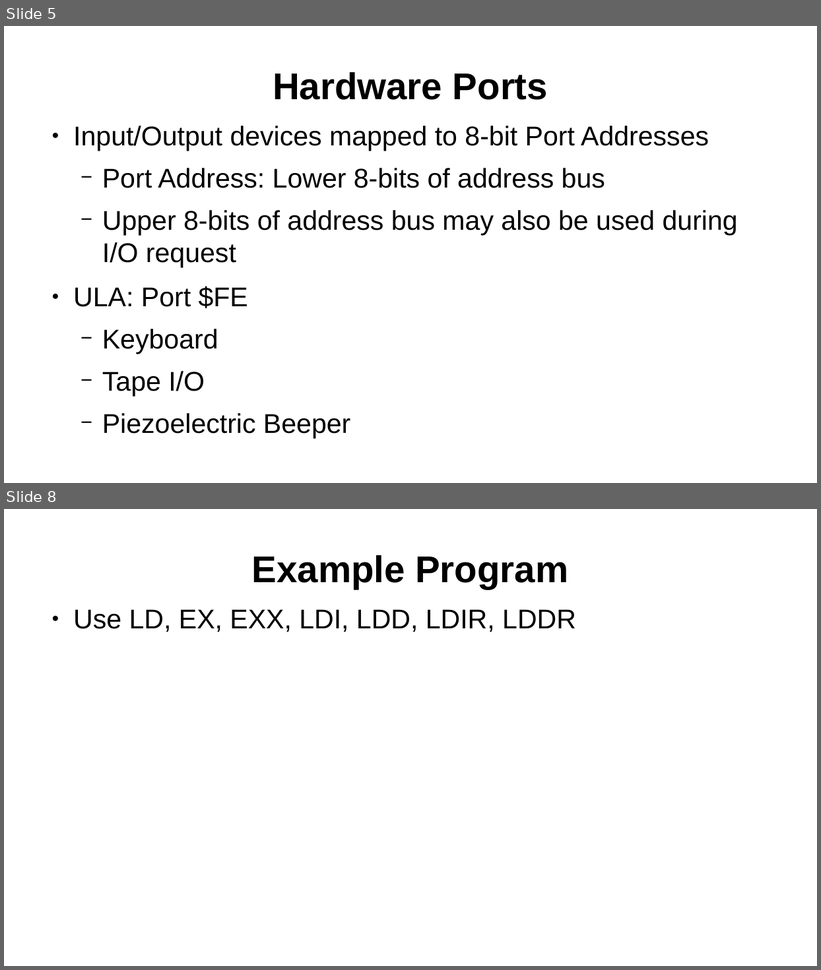
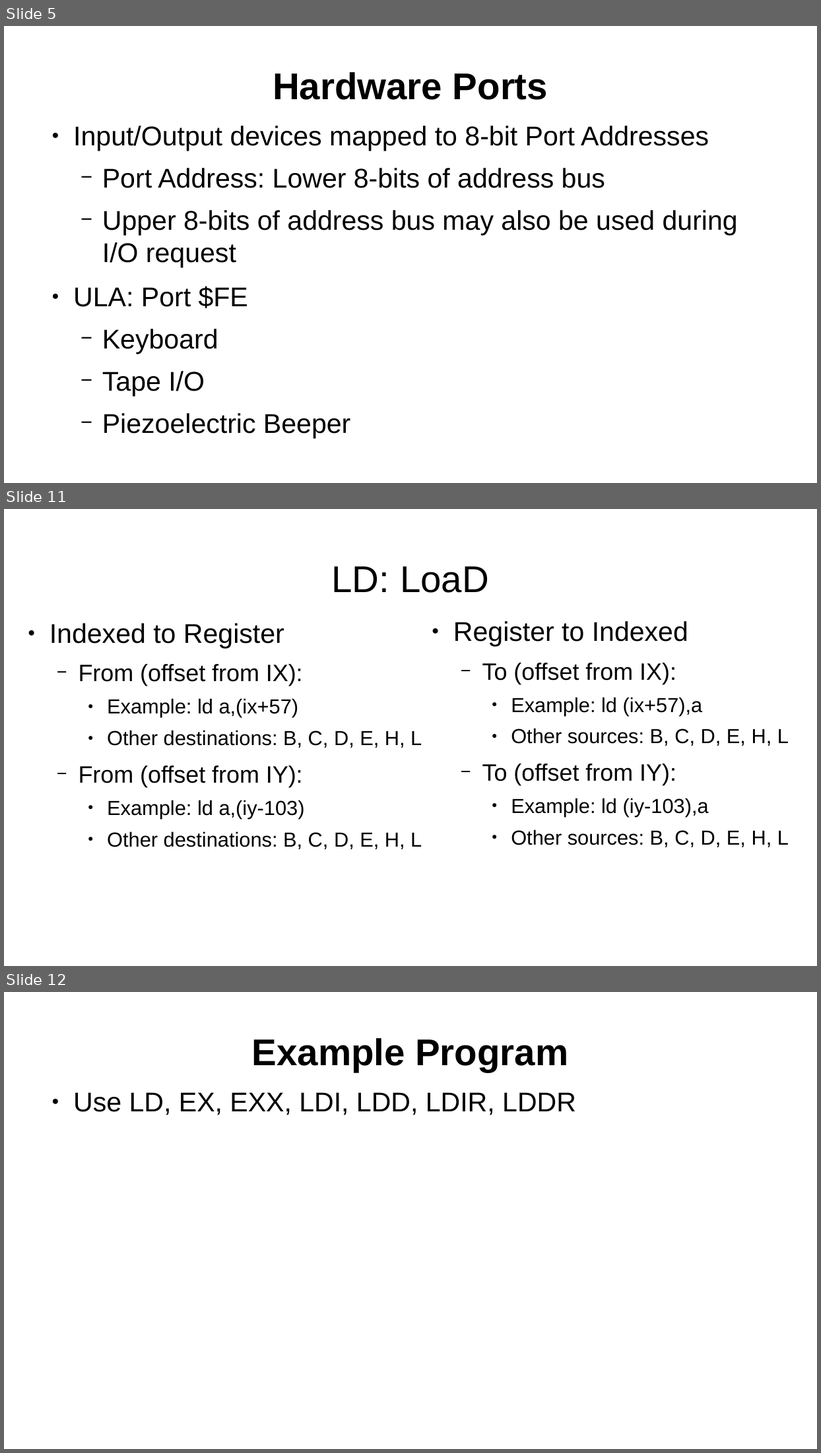
Before and after one commit to SlithyMatt/zxs-assembly-tutorial, a slide deck: Lesson3/Lesson3.odp. Shown one above the other, each under a label of ours: slides 5 and 8 before the commit, slides 5, 11 and 12 after it; the slides between them are not shown. The pictures are 821x970 and 821x1453 pixels, drawn with LibreOffice and Linux fonts; fonts in the diff are those of the drawing. Boxes give left, top, right and bottom in pixels: in the first picture for what was removed or moved away, otherwise in the second. Text is boxed around its words. In the diff, an @@ line names an element or a change of style, - is before the commit and + after.

```diff
--- a/Lesson3/Lesson3.odp
+++ b/Lesson3/Lesson3.odp
@@ slide 11 added at box(4, 509, 817, 966), background #FFFFFF @@
@@ title added at box(332, 566, 489, 593), 44 pt, text #000000 @@
+LD: LoaD
@@ text added at box(50, 623, 422, 850), 24 pt, text #000000 @@
+● Indexed to Register
+  − From (offset from IX):
+    ● Example: ld a,(ix+57)
+    ● Other destinations: B, C, D, E, H, L
+  − From (offset from IY):
+    ● Example: ld a,(iy-103)
+    ● Other destinations: B, C, D, E, H, L
@@ text added at box(453, 621, 789, 848), 24 pt, text #000000 @@
+● Register to Indexed
+  − To (offset from IX):
+    ● Example: ld (ix+57),a
+    ● Other sources: B, C, D, E, H, L
+  − To (offset from IY):
+    ● Example: ld (iy-103),a
+    ● Other sources: B, C, D, E, H, L
@@ what was slide 8 is now slide 12 @@
```
Also in this commit, not shown: 3 slides changed, 3 other slides added.
